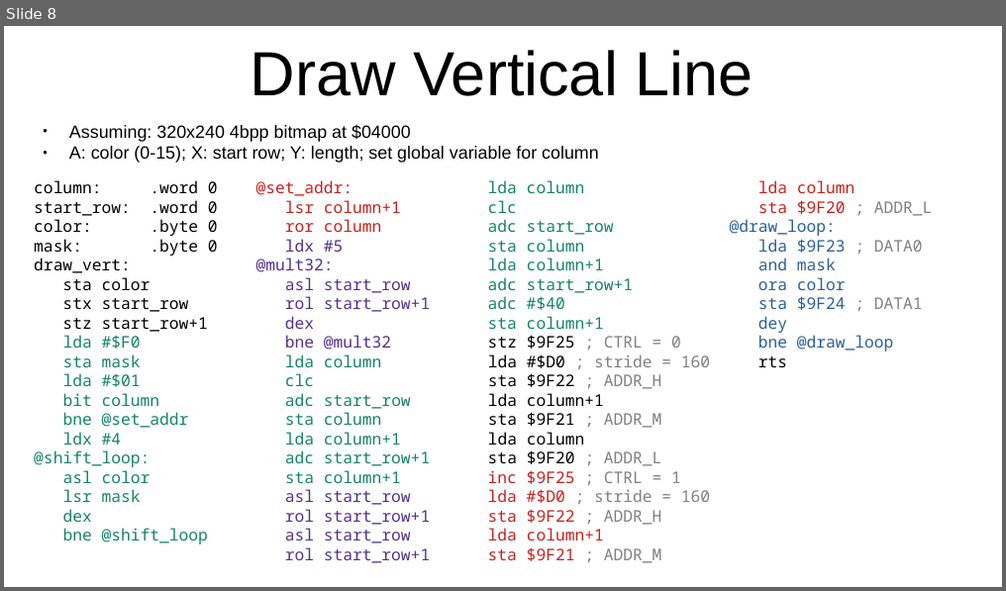
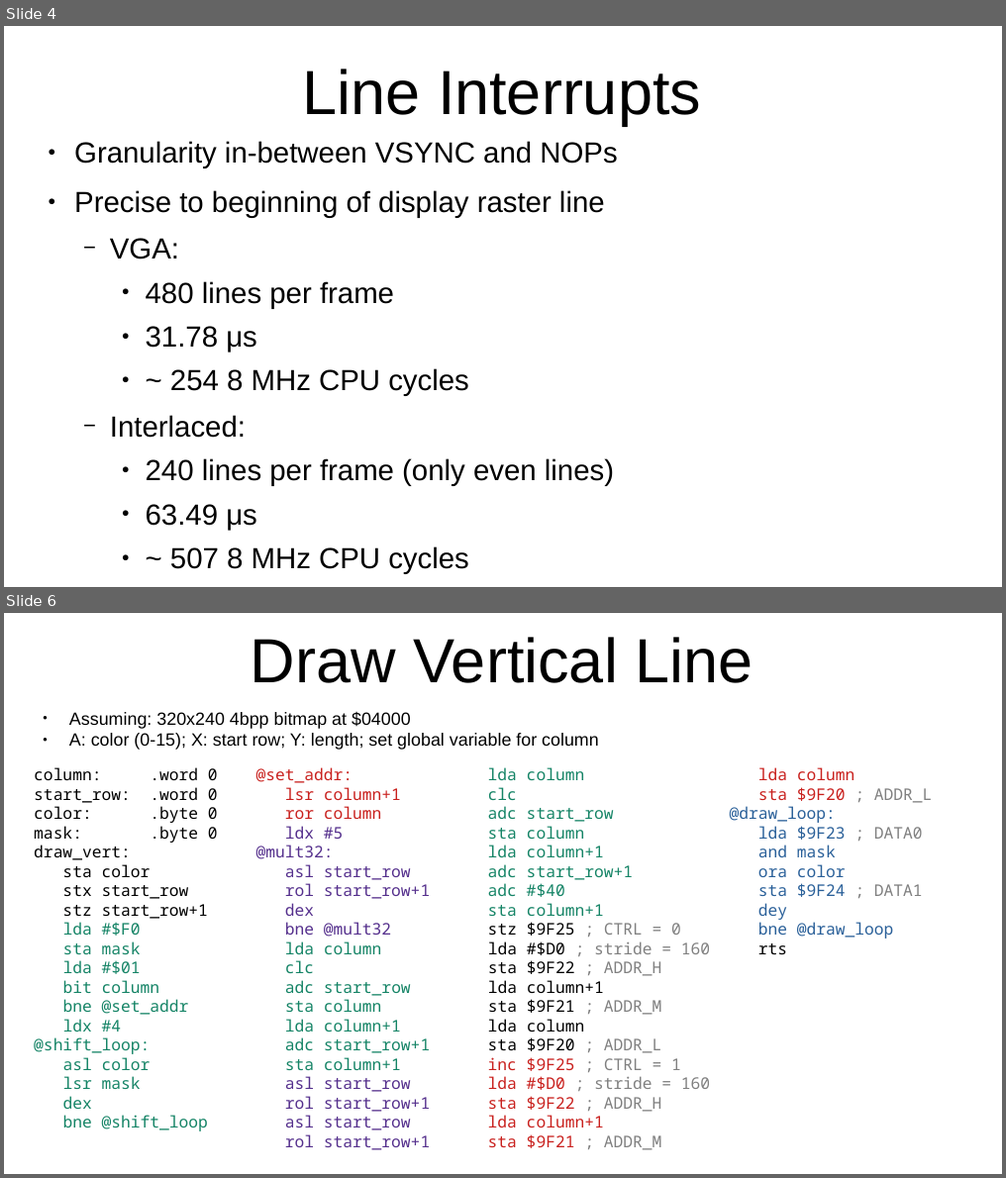
Before and after one commit to SlithyMatt/x16-assembly-tutorial, a slide deck: Lesson16/Lesson16.odp. Shown one above the other, each under a label of ours: slide 8 before the commit, slides 4 and 6 after it; the slides between them are not shown. The pictures are 1006x591 and 1006x1178 pixels, drawn with LibreOffice and Linux fonts; fonts in the diff are those of the drawing. Boxes give left, top, right and bottom in pixels: in the first picture for what was removed or moved away, otherwise in the second. Text is boxed around its words. In the diff, an @@ line names an element or a change of style, - is before the commit and + after.

```diff
--- a/Lesson16/Lesson16.odp
+++ b/Lesson16/Lesson16.odp
@@ slide 4 added at box(4, 26, 1002, 587), background #FFFFFF @@
@@ title added at box(302, 69, 701, 125), 60 pt, text #000000 @@
+Line Interrupts
@@ text added at box(74, 141, 617, 574), 28 pt, text #000000 @@
+● Granularity in-between VSYNC and NOPs
+● Precise to beginning of display raster line
+  − VGA:
+    ● 480 lines per frame
+    ● 31.78 μs
+    ● ~ 254 8 MHz CPU cycles
+  − Interlaced:
+    ● 240 lines per frame (only even lines)
+    ● 63.49 μs
+    ● ~ 507 8 MHz CPU cycles
@@ what was slide 8 is now slide 6 @@
```
Also in this commit, not shown: 1 slide changed, 4 other slides added, 7 slides removed.
